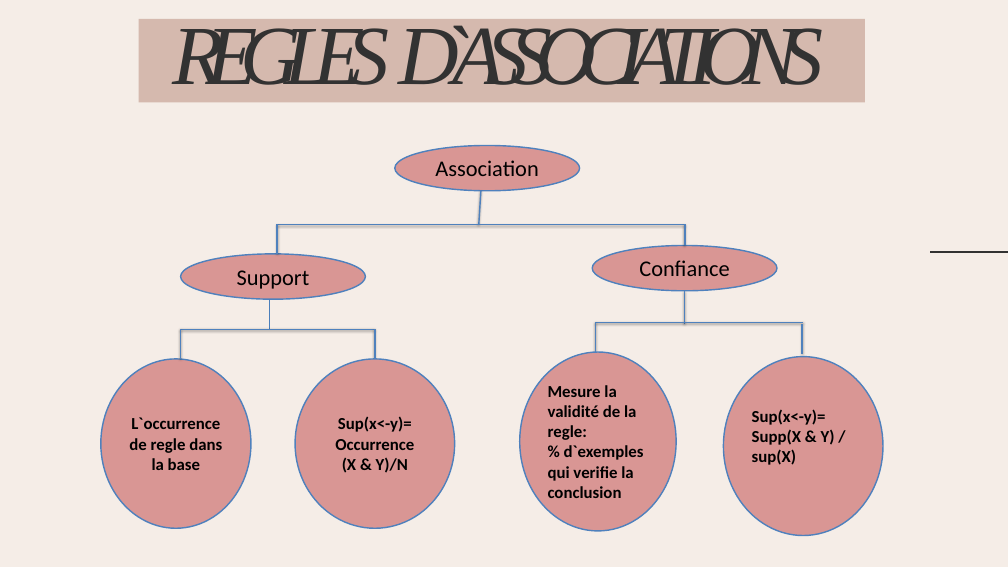
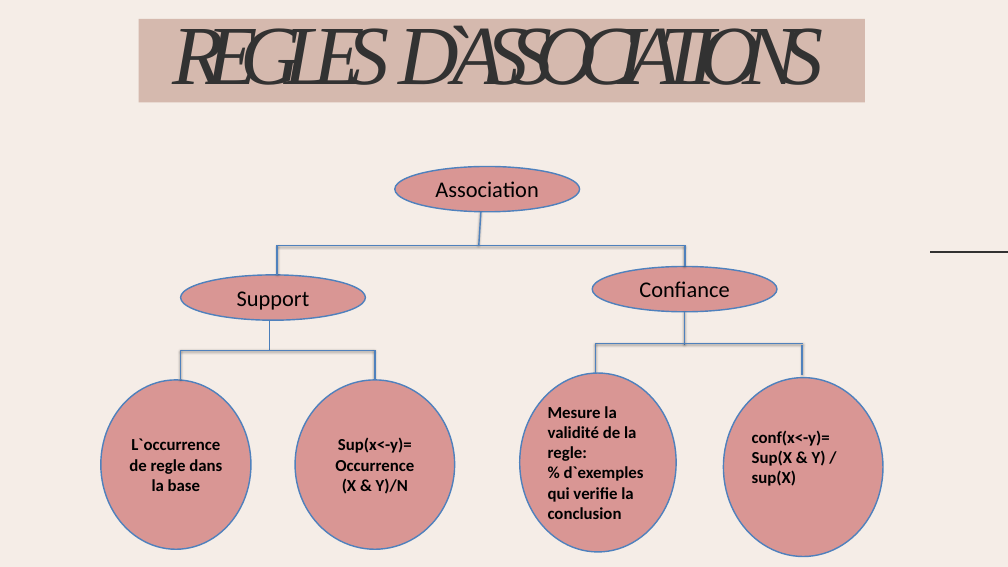
Before and after one commit to wassila90/projetADS, a slide deck: slide 7 of Présentation_Regles_association.pptx (slide 6 before the commit). Drawn at 1008x567 pixels with LibreOffice and Linux fonts; fonts in the diff are those of the drawing. Boxes give left, top, right and bottom in pixels: in the first picture for what was removed or moved away, otherwise in the second. Text is boxed around its words. In the diff, an @@ line names an element or a change of style, - is before the commit and + after.

```diff
--- a/Présentation_Regles_association.pptx
+++ b/Présentation_Regles_association.pptx
@@ 12 lines, 7 ellipses: place and size @@
-12 lines, 7 ellipses at [101,146,883,536]
+12 lines, 7 ellipses at [101,166,883,556]
@@ text in ellipse at [752,431,830,486]: text changed @@
-Sup(x<-y)=
-Supp(X & Y) / sup(X)
+conf(x<-y)=
+Sup(X & Y) / sup(X)
```
Also in this commit, not shown: 2 other slides changed, 6 slides added, 5 slides removed.
